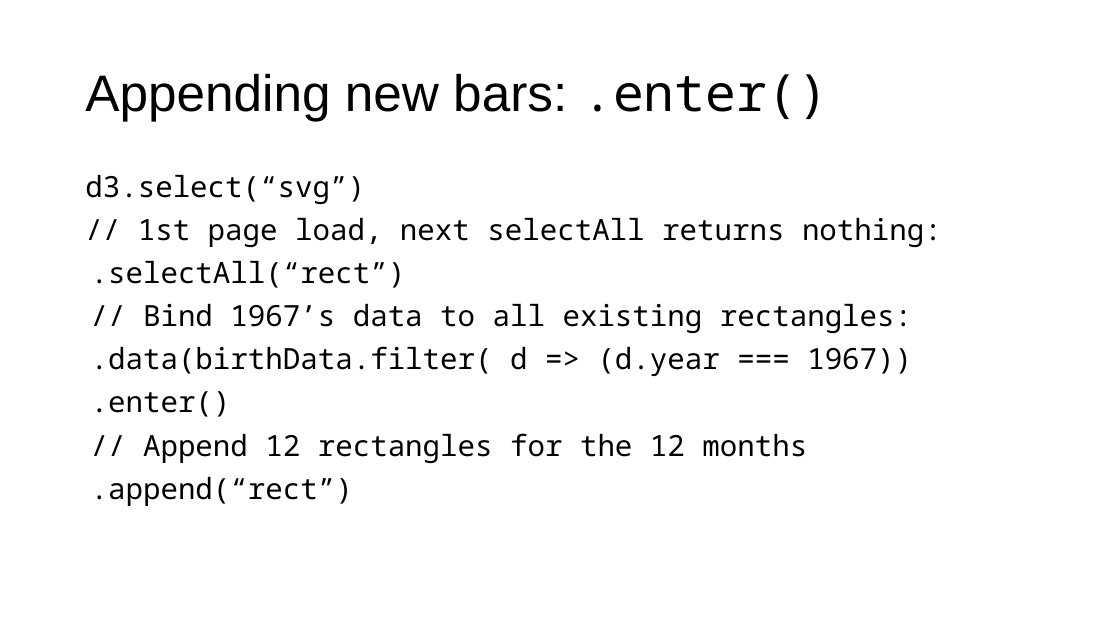
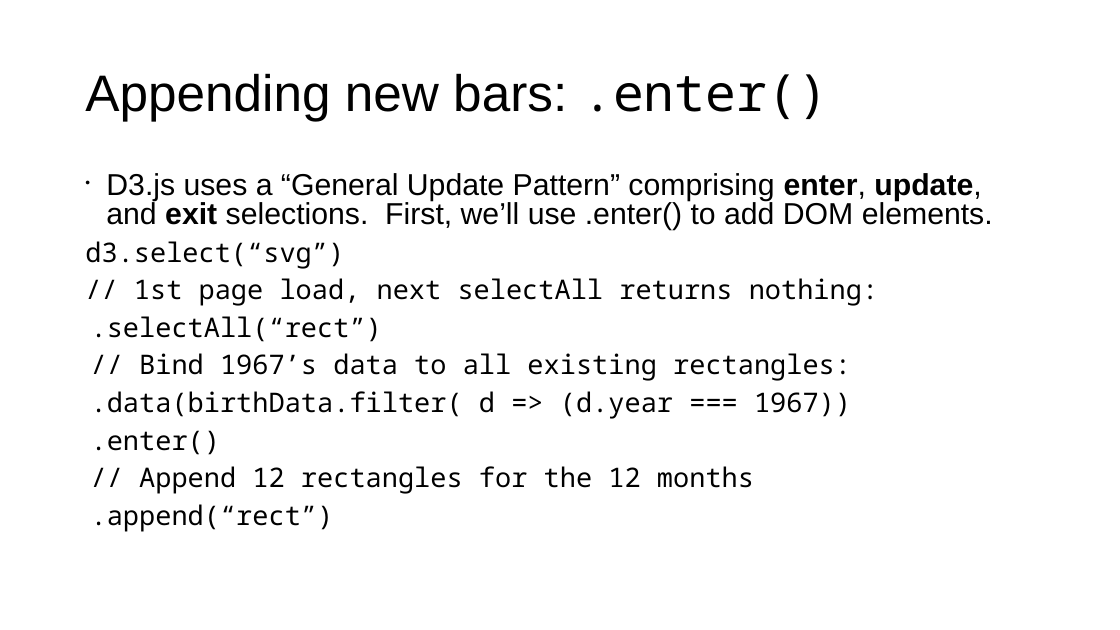
Before and after one commit to RonaldBarnes/d3-bar-chart-kwlug, a slide deck: slide 17 of BarChart Slideshow 2.odp (slide 15 before the commit). Drawn at 1120x630 pixels with LibreOffice and Linux fonts; fonts in the diff are those of the drawing. Boxes give left, top, right and bottom in pixels: in the first picture for what was removed or moved away, otherwise in the second. Text is boxed around its words. In the diff, an @@ line names an element or a change of style, - is before the commit and + after.

```diff
--- a/BarChart Slideshow 2.odp
+++ b/BarChart Slideshow 2.odp
@@ text at (106, 173, 993, 230): paragraph added @@
+• D3.js uses a “General Update Pattern” comprising enter, update, and exit selections. First, we’ll use .enter() to add DOM elements.
@@ text at (85, 241, 878, 532): size 25 to 23.1 pt in "d3.select(“svg”)", "// 1st page load, next selectAll returns ...", ".selectAll(“rect”)", "// Bind 1967’s data to all existing ..." and 4 more places; line spacing 0.9 to 0.8 @@
```
Also in this commit, not shown: 14 other slides changed, 2 slides added, 2 other files.
